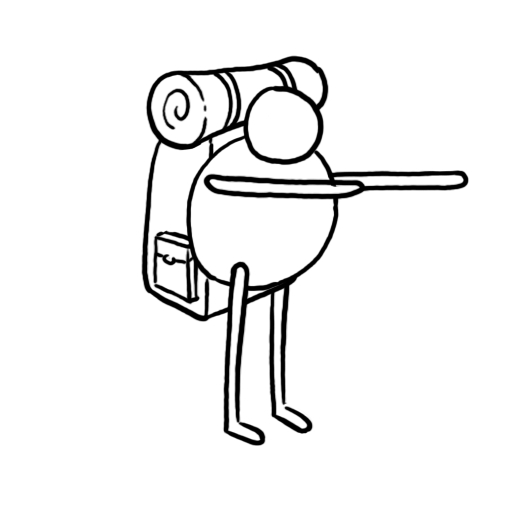
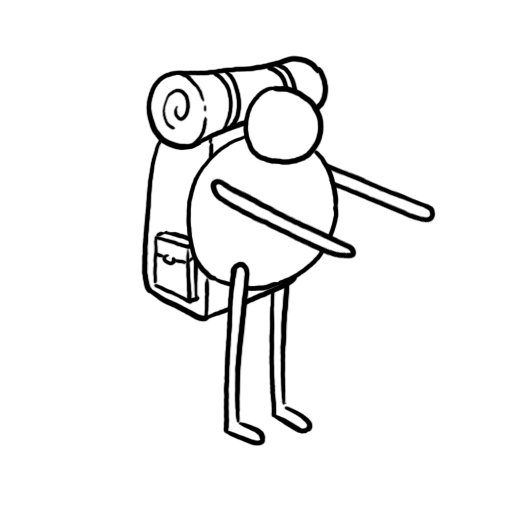
Layer changes from the first 512px x 512px image to the second:
painted on "arm left" (2nd of 2, in "arm left") over [203,173,366,260]
painted on "fill" (1st of 7, in "arm left") over [208,175,362,257]
painted on "arm right" (2nd of 2, in "arm right") over [278,162,469,224]
painted on "fill" (7th of 7, in "arm right") over [282,162,467,223]
